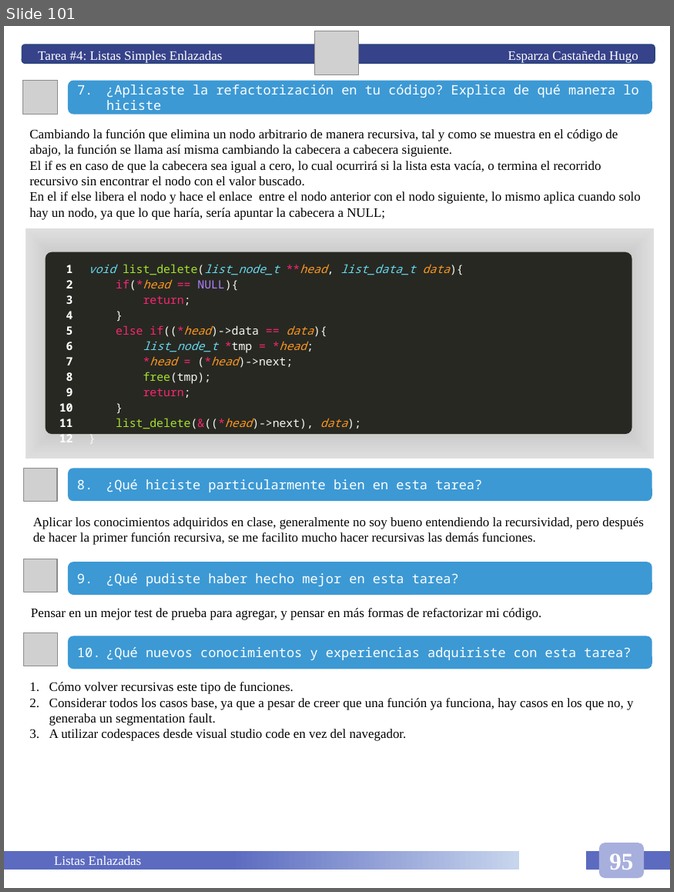
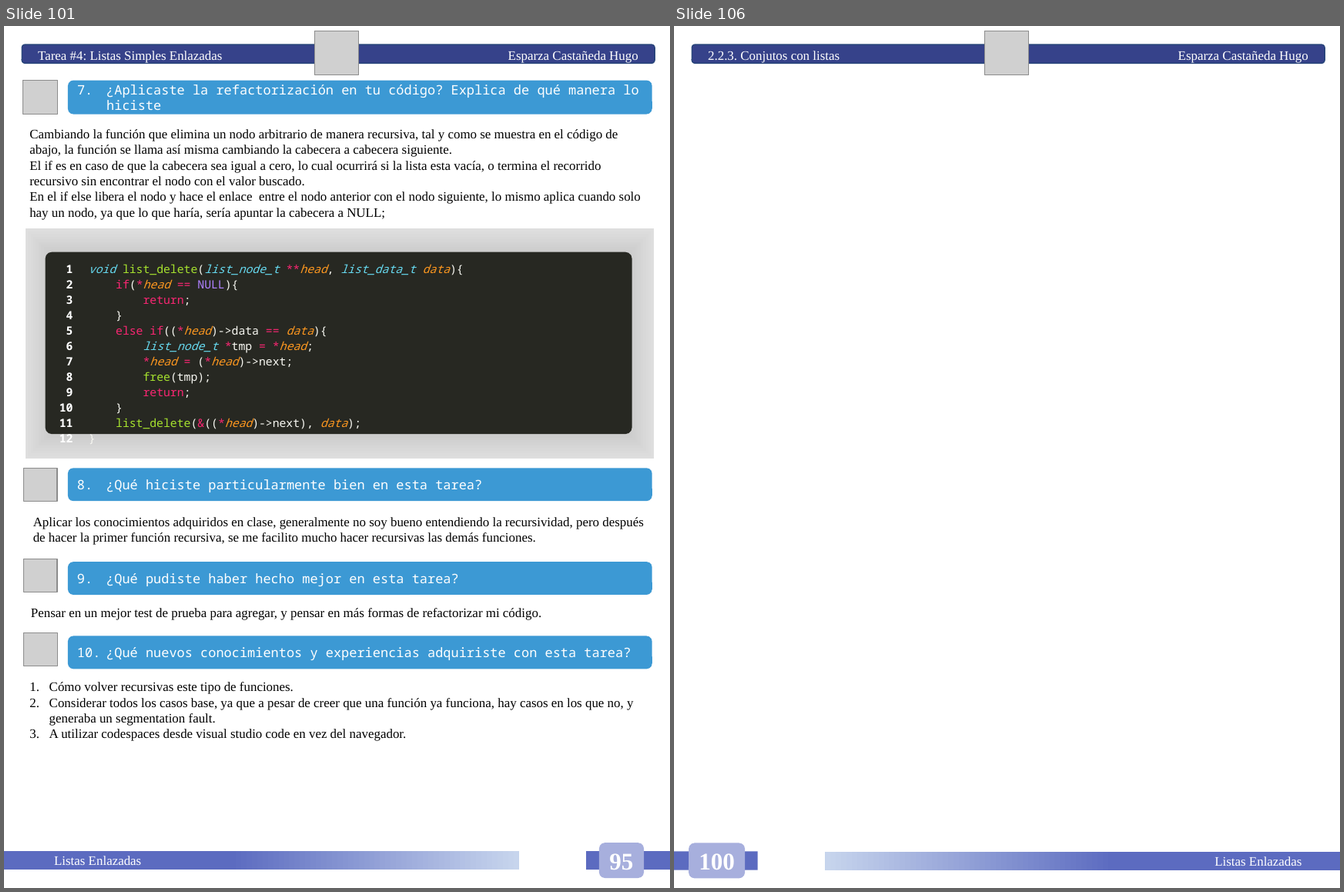
Before and after one commit to HugoEsparzaC/Libreta-Estructuras-II, a slide deck: Libreta Estructuras de Datos II.pptx. Shown side by side, each under a label of ours: slide 101 before the commit, slides 101 and 106 after it; the slides between them are not shown. The pictures are 674x892 and 1344x892 pixels, drawn with LibreOffice and Linux fonts; fonts in the diff are those of the drawing; grey boxes stand for pictures. Boxes give left, top, right and bottom in pixels: in the first picture for what was removed or moved away, otherwise in the second. Text is boxed around its words. In the diff, an @@ line names an element or a change of style, - is before the commit and + after.

Commit message:
Pilas y colas con listas

```diff
--- a/Libreta Estructuras de Datos II.pptx
+++ b/Libreta Estructuras de Datos II.pptx
@@ slide 106 added at (x1=674, y1=26, x2=1340, y2=888), background #FFFFFF @@
@@ rounded rectangle added at (x1=692, y1=44, x2=1325, y2=64), fill #36428A, outline #28457A 1 pt, 12 pt, text #FFFFFF @@
+2.2.3. Conjutos con listas Esparza Castañeda Hugo
@@ picture added at (x1=985, y1=31, x2=1029, y2=75) @@
@@ rectangle added at (x1=674, y1=851, x2=758, y2=870), fill #5C6BC0 @@
@@ rounded rectangle added at (x1=689, y1=843, x2=746, y2=878), fill #A7AFDD, 22 pt, text #FFFFFF, bold @@
+100
@@ rectangle added at (x1=825, y1=852, x2=1340, y2=871), fill gradient #5C6BC0 to #C7D5ED, 12 pt, text #FFFFFF @@
+Listas Enlazadas
```
Also in this commit, not shown: 6 slides changed, 4 other slides added, 2 slides removed, 1 other file.
